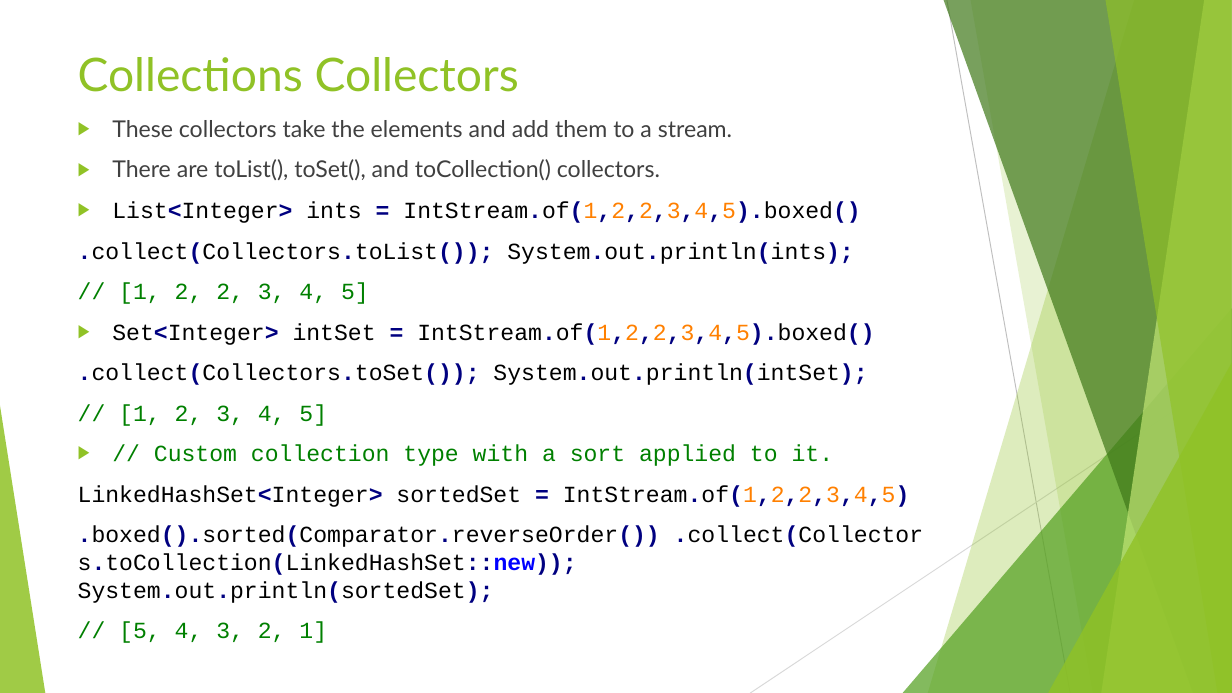
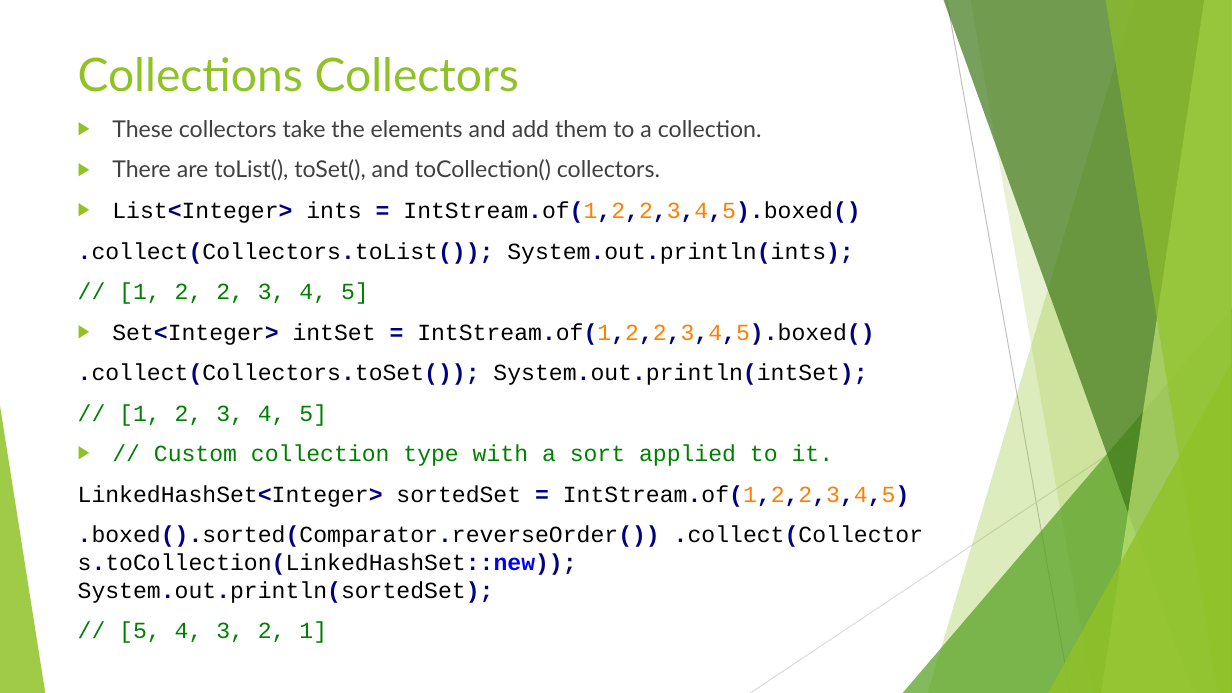
Before and after one commit to RichardRoda/2017-CodePaLOUsa-Lambda, a slide deck: slide 37 of Learning to Love the Lambda in the Stream.pptx. Drawn at 1232x693 pixels with LibreOffice and Linux fonts; fonts in the diff are those of the drawing. Boxes give left, top, right and bottom in pixels: in the first picture for what was removed or moved away, otherwise in the second. Text is boxed around its words. In the diff, an @@ line names an element or a change of style, - is before the commit and + after.

```diff
--- a/Learning to Love the Lambda in the Stream.pptx
+++ b/Learning to Love the Lambda in the Stream.pptx
@@ text at (112,120,762,137): text changed @@
-▶ These collectors take the elements and add them to a stream.
+▶ These collectors take the elements and add them to a collection.
```
Also in this commit, not shown: 4 other slides changed, 1 other file.
